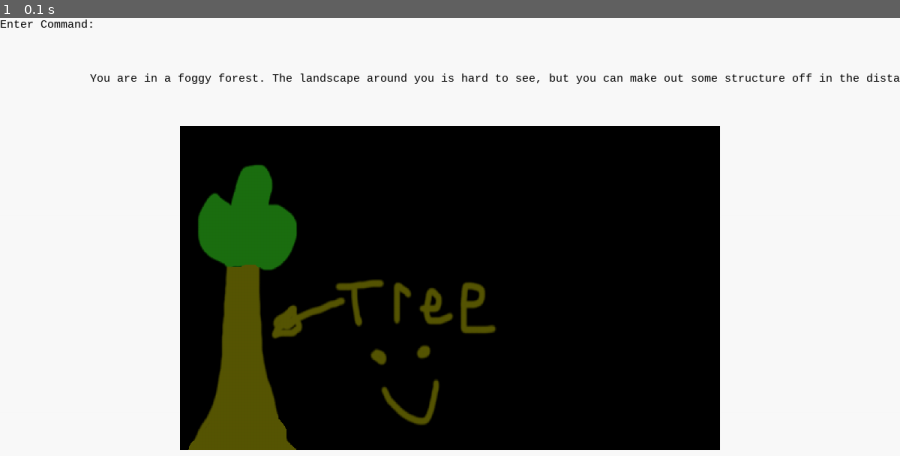
Above: before the commit, frame 1.
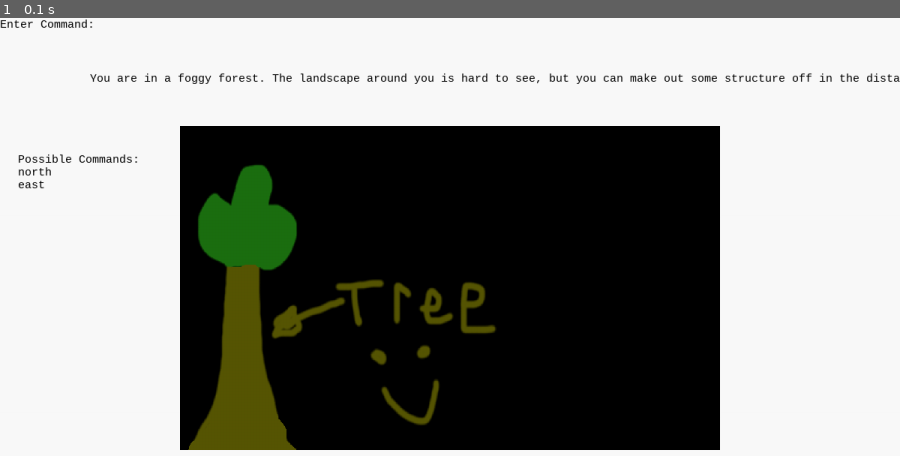
Above: after the commit, the same moment.

Repository: WilliamKluge/CMPT120-Project
Game: pygame game, started from Nowhere/main.py
The game is run twice, just before and just after one commit, with the same random seed, the same clock (stepped at 60 frames per second) and the same inputs.
Inputs:
- Up to frame 1 (0.1 s): no input

The runs differ from the first frame. In frame 1, 0.2% of the frame differs, in the area x 2-16%, y 31-40%.

Commit message:
Now prints possible moves to the screen

Diff:
--- a/Nowhere/EntityFramework/Nodes/BackgroundNode.py
+++ b/Nowhere/EntityFramework/Nodes/BackgroundNode.py
@@ -14,5 +14,10 @@
         self.background_screen = pygame.transform.scale(self.background_sprite, (int(w * 0.60), int(h * 0.60)))
 
     def scale_image(self, engine):
+        """
+        Scales the image of this class to properly fit in the game screen
+        :param engine: Engine that the game is running from
+        :return: None
+        """
         w, h = engine.screen.get_size()
         self.background_screen = pygame.transform.scale(self.background_sprite, (int(w * 0.60), int(h * 0.60)))
--- a/Nowhere/EntityFramework/Systems/Engine.py
+++ b/Nowhere/EntityFramework/Systems/Engine.py
@@ -40,6 +40,8 @@
         self.__background = pygame.Surface(self.screen.get_size())
         self.__background = self.__background.convert()
         self.__background.fill((250, 250, 250))
+        # Possible commands given characters location, surrounding items, etc.
+        self.__possible_commands = dict()
 
     def add_system(self, process):
         """
@@ -81,28 +83,24 @@
         for i in self.__handled_systems:
             i.update(time)
 
+        # Update user input (also draws possible commands to the screen)
+        self.__update_commands()
+
         # Blit everything to the screen
         pygame.display.flip()
 
         user_input = self.__input_box.value
-        # TODO better system for handling user input based on what is in the active location and user inventory
-        if user_input == "quit":
-            self.continue_updating = False
-        elif user_input == "north":
-            self.add_system(MoveSystem(self.character, self, (1, 0, 0), 0))
+
+        if user_input in self.__possible_commands:
+            self.add_system(self.__possible_commands[user_input])
             self.__input_box.value = ''
-        elif user_input == "south":
-            self.add_system(MoveSystem(self.character, self, (-1, 0, 0), 0))
-            self.__input_box.value = ''
-        elif user_input == "east":
-            self.add_system(MoveSystem(self.character, self, (0, 1, 0), 0))
-            self.__input_box.value = ''
-        elif user_input == "west":
-            self.add_system(MoveSystem(self.character, self, (0, -1, 0), 0))
-            self.__input_box.value = ''
-        elif user_input == "debug":
-            print(self.character.components[PositionNode.__name__].location)
-            self.__input_box.value = ''
+
+        # if user_input == "quit":
+        #     self.continue_updating = False
+        #     self.__input_box.value = ''
+        # elif user_input == "debug":
+        #     print(self.character.components[PositionNode.__name__].location)
+        #     self.__input_box.value = ''
 
     def remove_system(self, system):
         """
@@ -130,3 +128,39 @@
         """
         self.character = entity
         self.add_system(DrawLocationSystem(self.character, self))
+
+    def __update_commands(self):
+        # Clear the commands from the last iteration
+        self.__possible_commands.clear()
+        # Update where the character can move to
+        character_location = self.character.components[PositionNode.__name__].location
+
+        if tuple([sum(i) for i in zip(character_location, (1, 0, 0))]) in self.locations:
+            self.__possible_commands["north"] = MoveSystem(self.character, self, (1, 0, 0), 0)
+
+        if tuple([sum(i) for i in zip(character_location, (0, 1, 0))]) in self.locations:
+            self.__possible_commands["east"] = MoveSystem(self.character, self, (0, 1, 0), 0)
+
+        if tuple([sum(i) for i in zip(character_location, (-1, 0, 0))]) in self.locations:
+            self.__possible_commands["south"] = MoveSystem(self.character, self, (-1, 0, 0), 0)
+
+        if tuple([sum(i) for i in zip(character_location, (0, -1, 0))]) in self.locations:
+            self.__possible_commands["west"] = MoveSystem(self.character, self, (0, -1, 0), 0)
+
+        if tuple([sum(i) for i in zip(character_location, (0, 0, 1))]) in self.locations:
+            self.__possible_commands["up"] = MoveSystem(self.character, self, (0, 0, 1), 0)
+
+        if tuple([sum(i) for i in zip(character_location, (0, 0, -1))]) in self.locations:
+            self.__possible_commands["down"] = MoveSystem(self.character, self, (0, 0, -1), 0)
+
+        # Draw the command list to the screen
+        text = [self.game_font.render("Possible Commands:", 1, (0, 0, 0))]
+
+        for key in self.__possible_commands:
+            text.append(self.game_font.render(key, 1, (0, 0, 0)))
+
+        w, h = self.screen.get_size()
+        start_location = (int(w * 0.02), int(h * 0.25))
+        text_width, text_height = self.game_font.size("P")  # Just getting the height of the font
+        for i in range(len(text)):
+            self.screen.blit(text[i], tuple([sum(j) for j in zip(start_location, (0, text_height * i))]))
